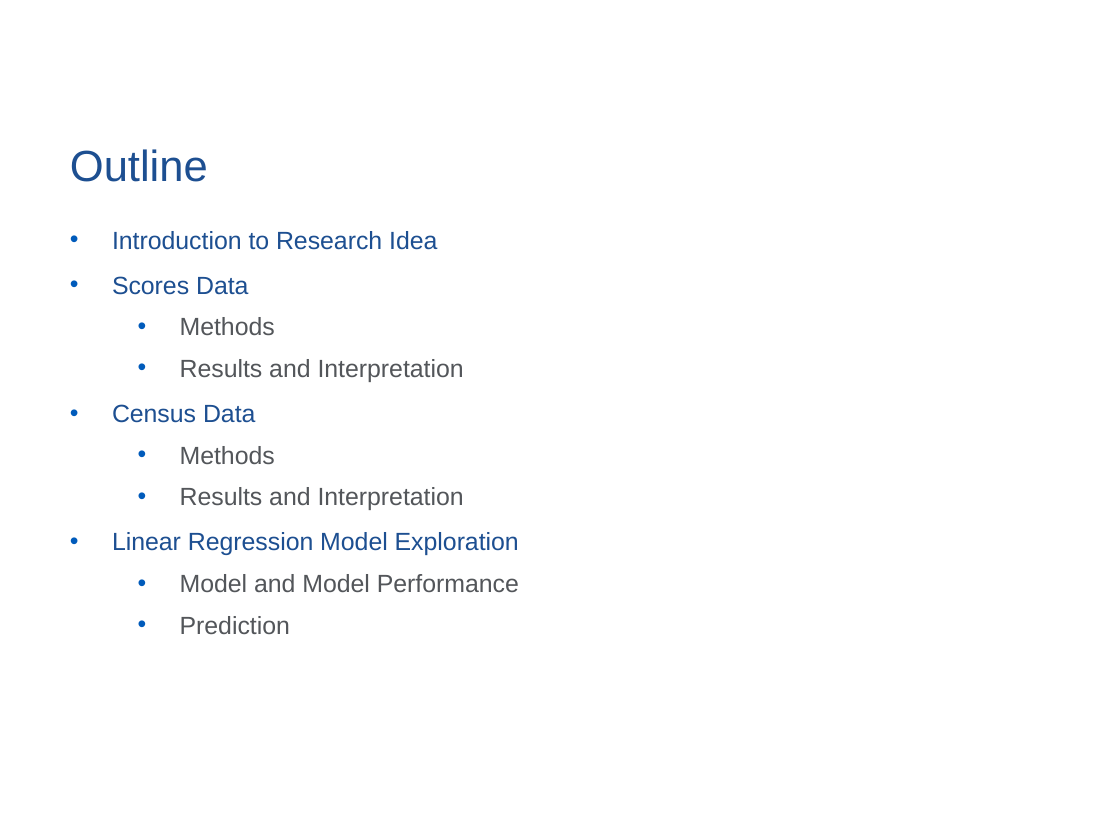
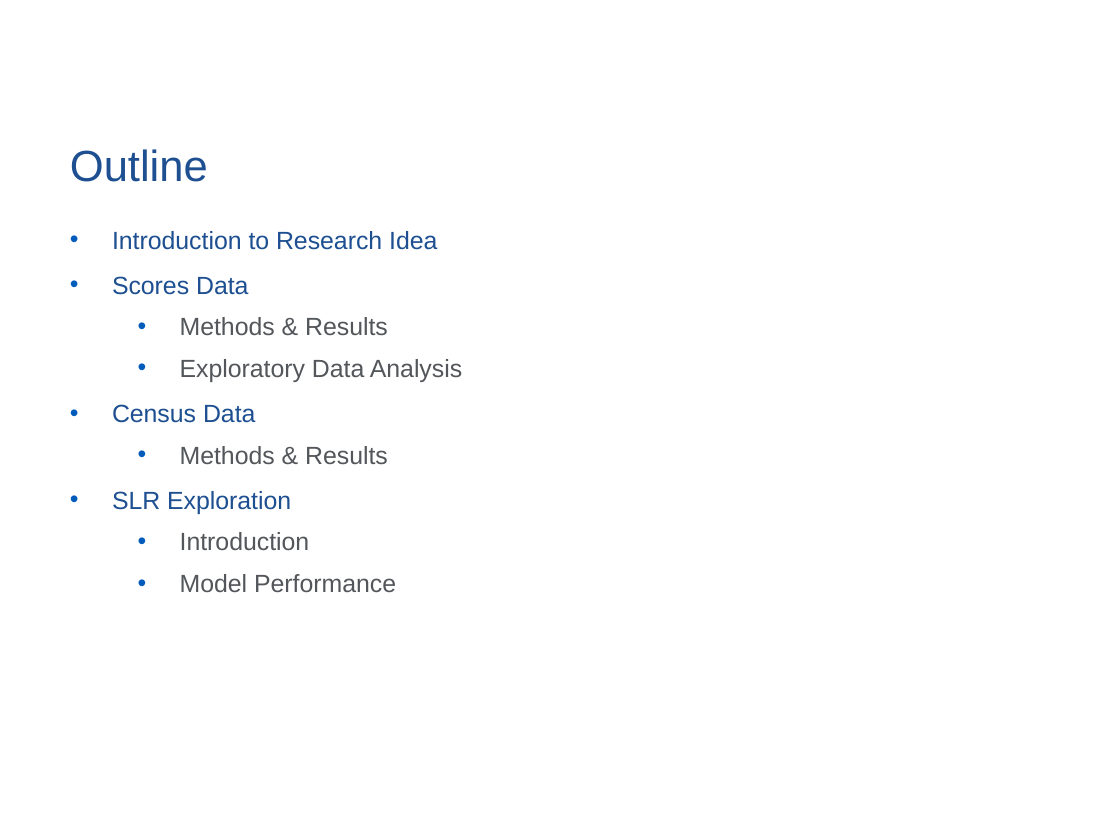
Before and after one commit to huanyuchen0823/mapping, a slide deck: slide 2 of update_pre.pptx. Drawn at 1120x840 pixels with LibreOffice and Linux fonts; fonts in the diff are those of the drawing; background and template pictures are left out. Boxes give left, top, right and bottom in pixels: in the first picture for what was removed or moved away, otherwise in the second. Text is boxed around its words. In the diff, an @@ line names an element or a change of style, - is before the commit and + after.

```diff
--- a/update_pre.pptx
+++ b/update_pre.pptx
@@ text at <box>180,317,462,382</box>: text changed @@
-  • Methods
-  • Results and Interpretation
+  • Methods & Results
+  • Exploratory Data Analysis
@@ text at <box>112,446,396,592</box>: text changed @@
-  • Methods
-  • Results and Interpretation
-• Linear Regression Model Exploration
-  • Model and Model Performance
-  • Prediction
+  • Methods & Results
+• SLR Exploration
+  • Introduction
+  • Model Performance
```
Also in this commit, not shown: 6 other slides changed, 2 slides added, 2 slides removed, 6 other files.
